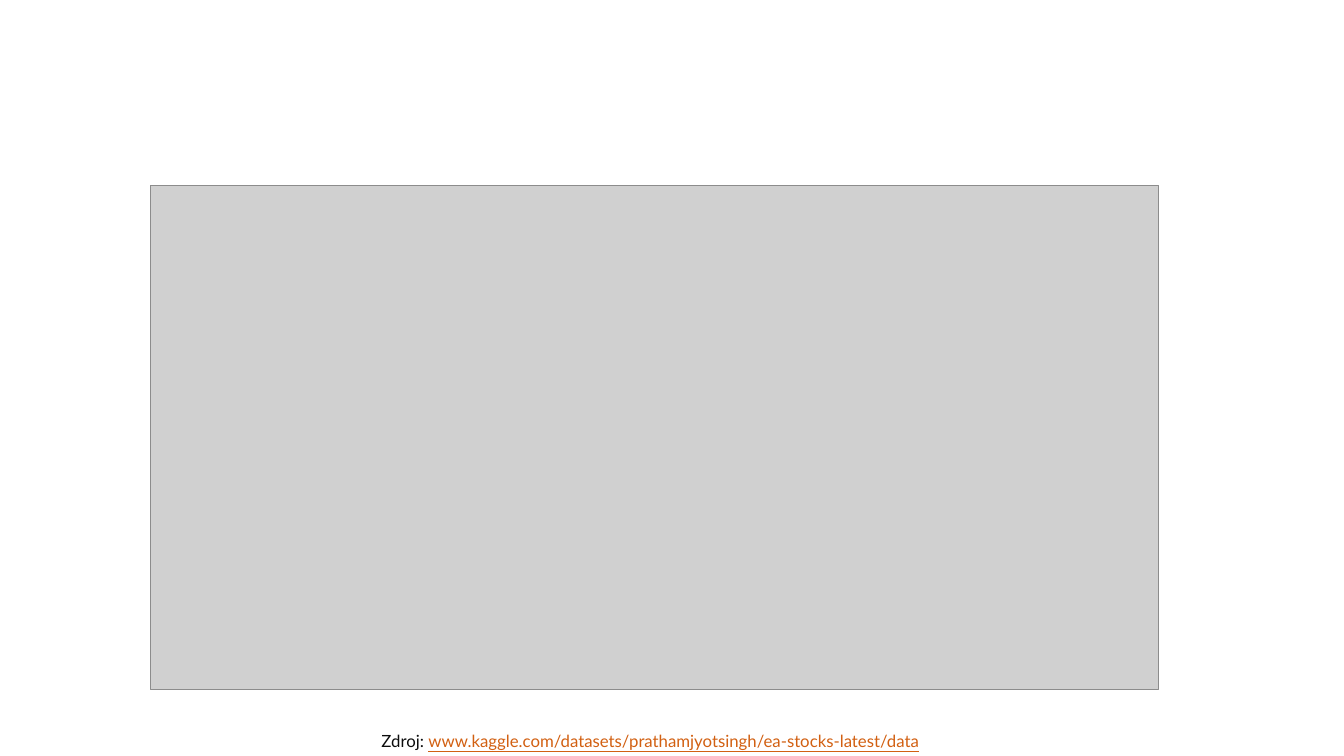
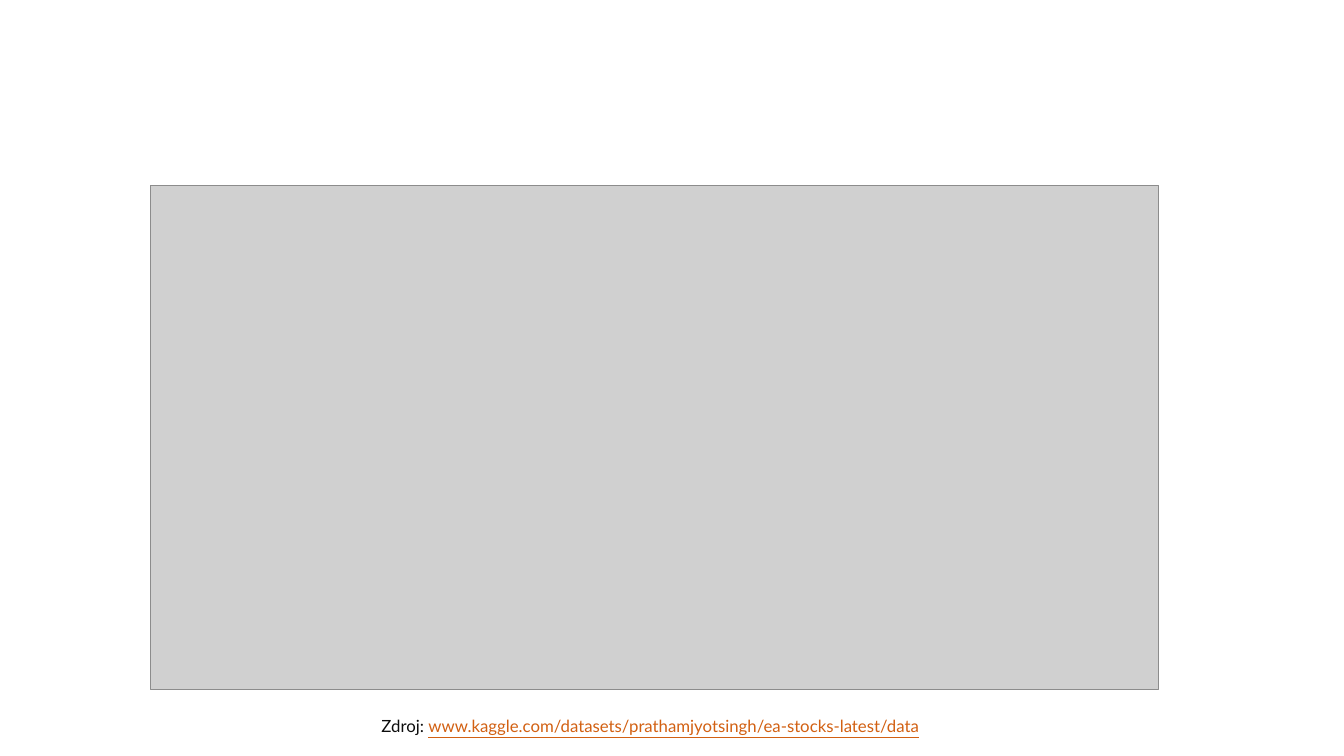
Before and after one commit to cyprich/AP, a slide deck: slide 2 of data/cyprich_AP_2024_zadanie5_predikcia.pptx. Drawn at 1344x756 pixels with LibreOffice and Linux fonts; fonts in the diff are those of the drawing; grey boxes stand for pictures. Boxes give left, top, right and bottom in pixels: in the first picture for what was removed or moved away, otherwise in the second. Text is boxed around its words. In the diff, an @@ line names an element or a change of style, - is before the commit and + after.

```diff
--- a/data/cyprich_AP_2024_zadanie5_predikcia.pptx
+++ b/data/cyprich_AP_2024_zadanie5_predikcia.pptx
@@ text "Zdroj: www.kaggle.com/datasets/prathamjyotsingh/ea-stocks-la ...": place and size @@
-text "Zdroj: www.kaggle.com/datasets/prathamjyotsingh/ea-stocks-la ..." at [381, 734, 918, 750]
+text "Zdroj: www.kaggle.com/datasets/prathamjyotsingh/ea-stocks-la ..." at [381, 719, 918, 735]
```
Also in this commit, not shown: 3 other slides changed, 1 slide added, 13 other files.
